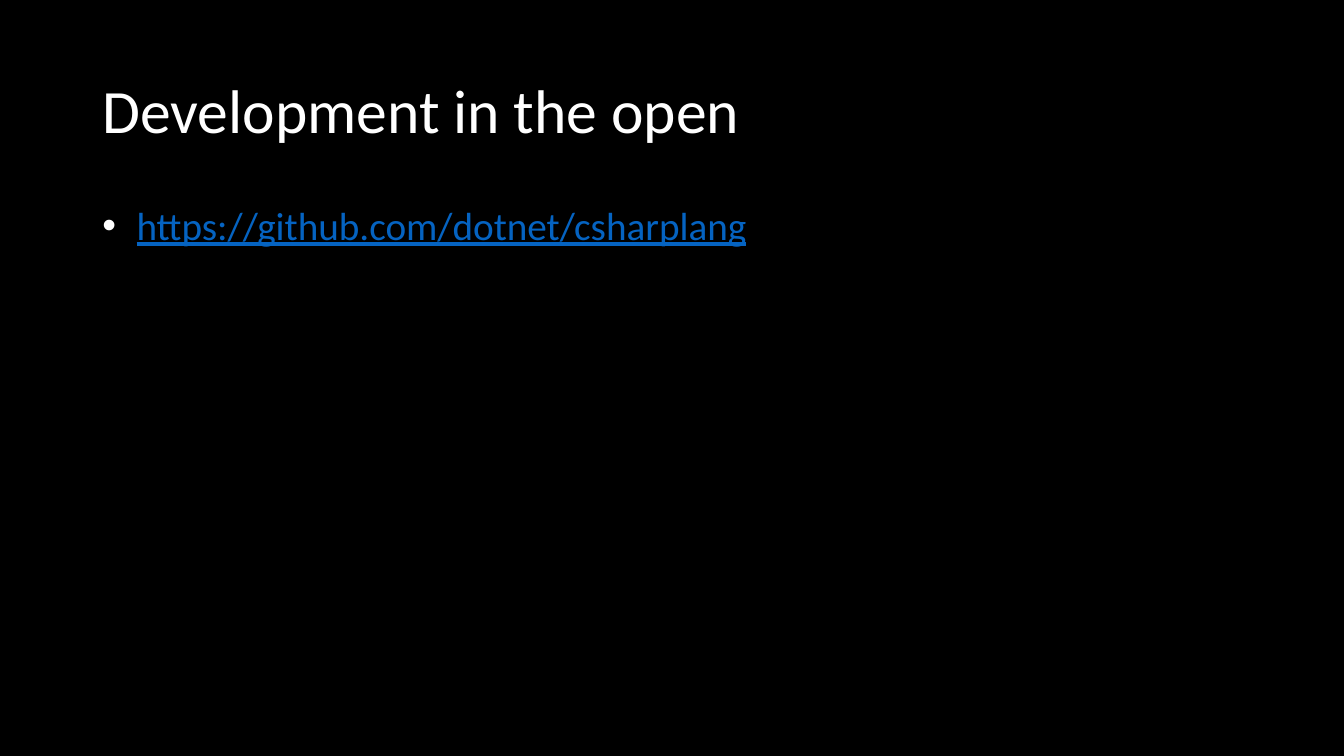
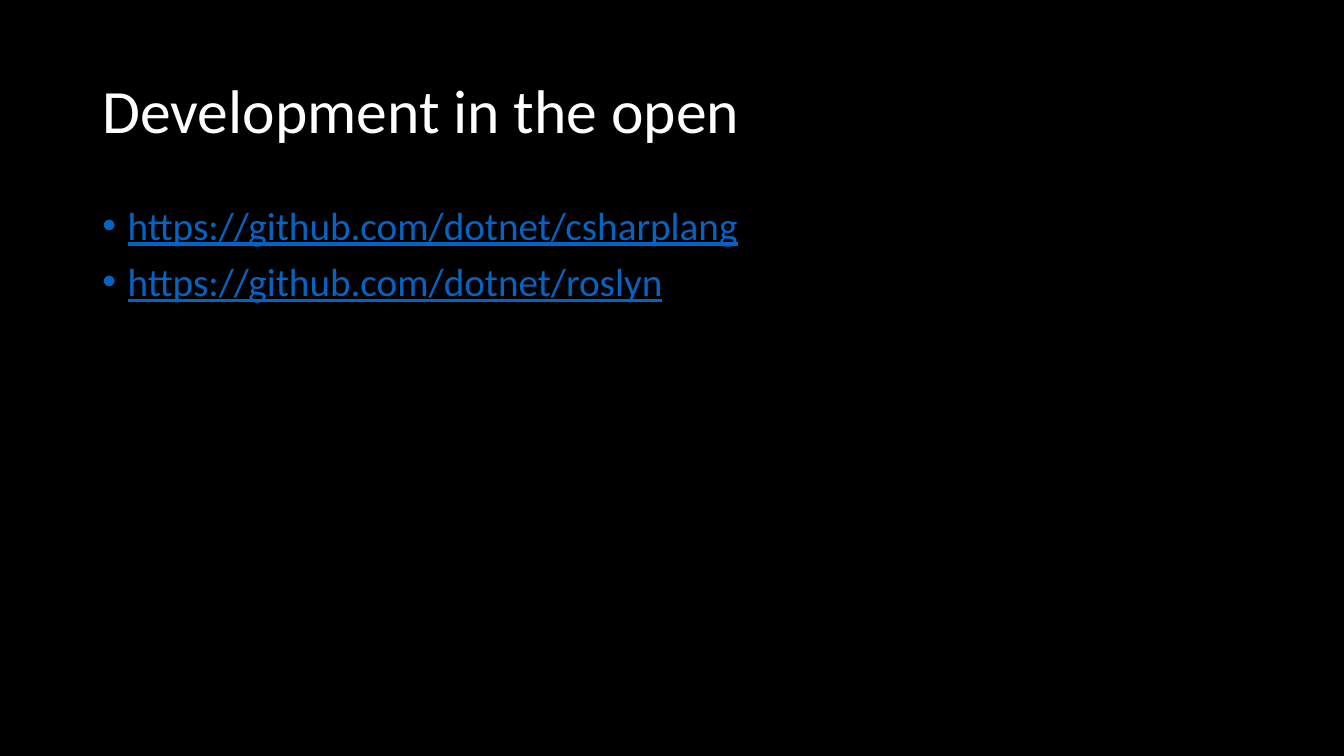
Before and after one commit to darenm/DDDOct18Csharp8, a slide deck: slide 14 of DDDOct18Csharp8.pptx (slide 13 before the commit). Drawn at 1344x756 pixels with LibreOffice and Linux fonts; fonts in the diff are those of the drawing. Boxes give left, top, right and bottom in pixels: in the first picture for what was removed or moved away, otherwise in the second. Text is boxed around its words. In the diff, an @@ line names an element or a change of style, - is before the commit and + after.

```diff
--- a/DDDOct18Csharp8.pptx
+++ b/DDDOct18Csharp8.pptx
@@ text at (128, 268, 663, 303): paragraph added @@
+• https://github.com/dotnet/roslyn
```
Also in this commit, not shown: 2 other slides changed, 1 slide added.
